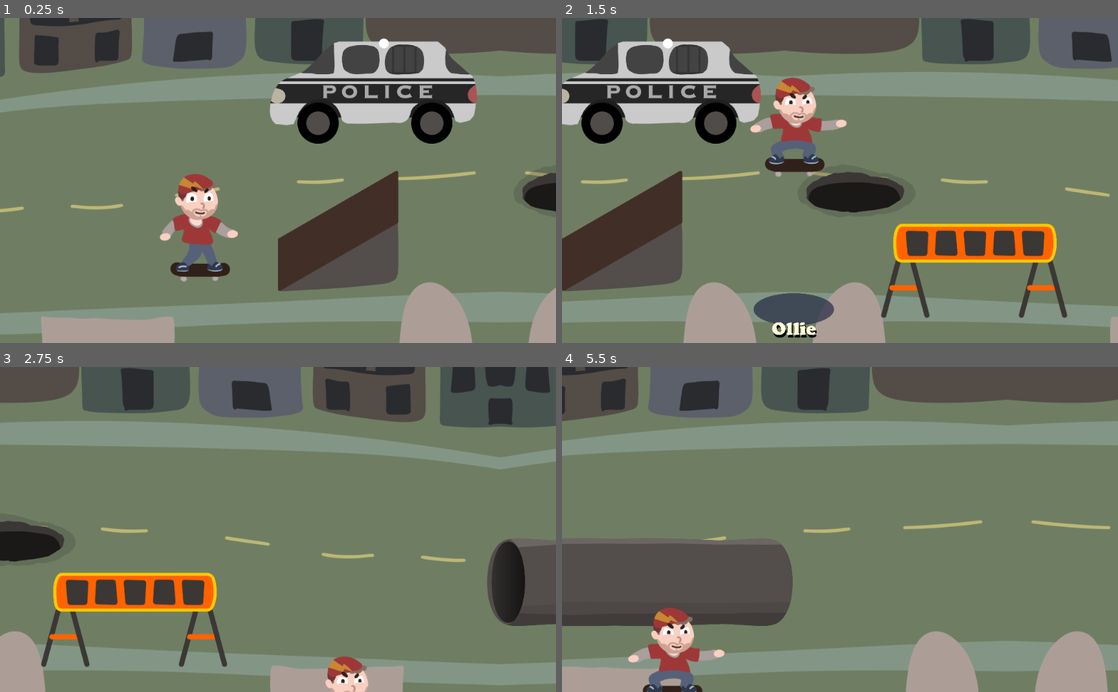
Above: before the commit, frames 1-4 (two rows, left to right).
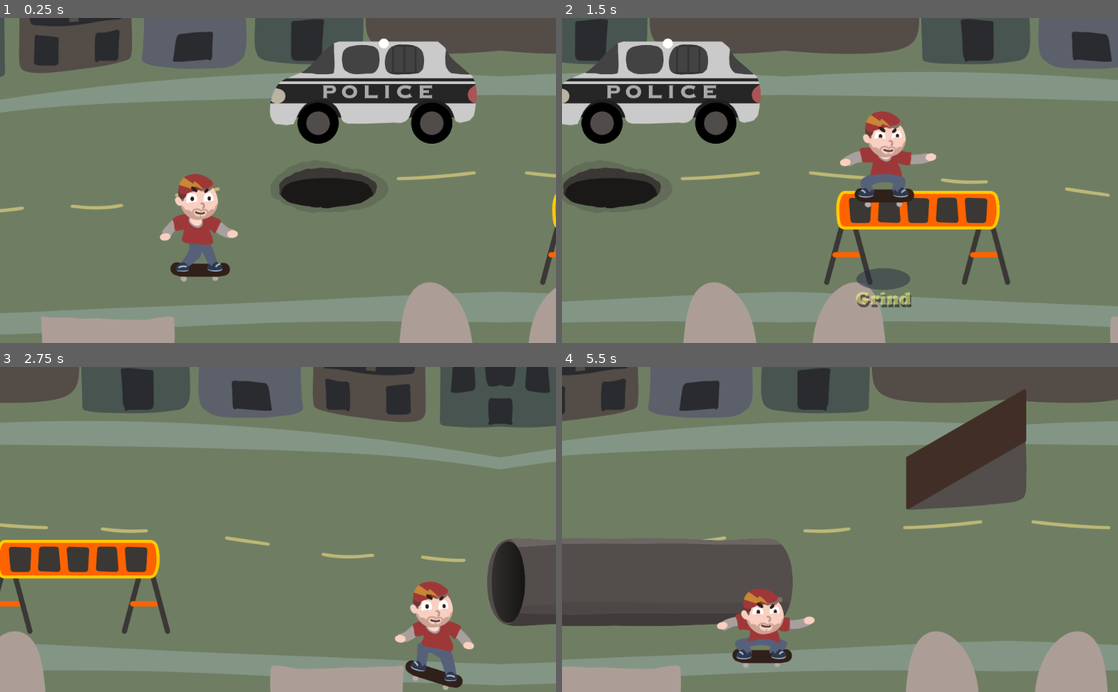
Above: after the commit, the same moments.

Repository: proximadams/The-Radical-Adventures-of-Chris-Pointon
Game: Godot game, scene res://scenes/Level.tscn
Two runs of this game, one before a commit and one after it. Both use one fixed random seed, a clock stepped at 60 frames per second and the inputs below.
Inputs:
- Up to frame 1 (0.25 s): no input
- Up to frame 2 (1.5 s): hold D (move_right) 0.53-1.28 s; hold Down (shift_crouch) 0.53-1.28 s; tap Up (shift_jump) at 0.77 s; hold S (move_down) from 1.28 s (still down); tap Down (shift_crouch) at 1.35 s
- Up to frame 3 (2.75 s): tap Up (shift_jump) at 1.52 s; release S (move_down) at 2.03 s; hold D (move_right) from 2.03 s (still down); hold Down (shift_crouch) from 2.03 s (still down)
- Up to frame 4 (5.5 s): release D (move_right) at 2.78 s; release Down (shift_crouch) at 2.78 s; hold W (move_up) 2.78-3.53 s; tap Down (shift_crouch) at 2.85, 4.35 s; tap Up (shift_jump) at 3.02, 3.77, 4.52 s; hold Down (shift_crouch) 3.53-4.28 s; hold A (move_left) 3.53-5.03 s; hold S (move_down) from 5.03 s (still down); hold Down (shift_crouch) from 5.03 s (still down)

The runs differ from the first frame. In frame 1, 7.8% of the frame differs, in the area x 50-100%, y 45-84%; in frame 2, 22%, in the area x 0-91%, y 18-99%; in frame 3, 11%; in frame 4, 9.6%.

Commit message:
better ramp and 2nd barricade

Diff:
--- /dev/null
+++ b/scenes/Barricade.tscn
@@ -0,0 +1,34 @@
+[gd_scene load_steps=7 format=2]
+
+[ext_resource path="res://images/environment/Barricade.png" type="Texture" id=1]
+[ext_resource path="res://code/GrindableArea.gd" type="Script" id=2]
+[ext_resource path="res://code/HazardousArea.gd" type="Script" id=3]
+[ext_resource path="res://code/SpriteAdjustZ.gd" type="Script" id=4]
+
+[sub_resource type="RectangleShape2D" id=13]
+extents = Vector2( 293, 48 )
+
+[sub_resource type="RectangleShape2D" id=33]
+extents = Vector2( 275, 10 )
+
+[node name="Barricade" type="Node2D"]
+scale = Vector2( 0.5, 0.5 )
+
+[node name="Sprite" type="Sprite" parent="."]
+texture = ExtResource( 1 )
+script = ExtResource( 4 )
+offsetY = 80.0
+
+[node name="HazardousArea" type="Area2D" parent="."]
+script = ExtResource( 3 )
+
+[node name="CollisionShape2D" type="CollisionShape2D" parent="HazardousArea"]
+position = Vector2( -7, 114 )
+shape = SubResource( 13 )
+
+[node name="GrindableArea" type="Area2D" parent="."]
+script = ExtResource( 2 )
+
+[node name="CollisionShape2D" type="CollisionShape2D" parent="GrindableArea"]
+position = Vector2( 0, -160 )
+shape = SubResource( 33 )
--- a/scenes/Level.tscn
+++ b/scenes/Level.tscn
@@ -1,10 +1,10 @@
-[gd_scene load_steps=81 format=2]
+[gd_scene load_steps=78 format=2]
 
 [ext_resource path="res://code/SpriteAdjustZ.gd" type="Script" id=1]
 [ext_resource path="res://code/Player.gd" type="Script" id=2]
 [ext_resource path="res://images/chris/Shadow.png" type="Texture" id=3]
 [ext_resource path="res://images/environment/Background_Mock.png" type="Texture" id=4]
-[ext_resource path="res://images/environment/Barricade.png" type="Texture" id=5]
+[ext_resource path="res://scenes/Barricade.tscn" type="PackedScene" id=5]
 [ext_resource path="res://images/environment/PipeBack.png" type="Texture" id=6]
 [ext_resource path="res://images/environment/CopCar.png" type="Texture" id=7]
 [ext_resource path="res://images/environment/PipeFront.png" type="Texture" id=8]
@@ -15,24 +15,17 @@
 [ext_resource path="res://code/HazardousArea.gd" type="Script" id=13]
 [ext_resource path="res://images/chris/LegsSheet.png" type="Texture" id=14]
 [ext_resource path="res://images/chris/UpperSheet.png" type="Texture" id=15]
-[ext_resource path="res://code/GrindableArea.gd" type="Script" id=16]
 [ext_resource path="res://code/PlayerGrindArea.gd" type="Script" id=17]
 [ext_resource path="res://fonts/CooperBlack-Std.ttf" type="DynamicFontData" id=18]
 [ext_resource path="res://code/TrickAnimationPlayer.gd" type="Script" id=19]
 [ext_resource path="res://code/OnboardRampArea.gd" type="Script" id=20]
 
-[sub_resource type="RectangleShape2D" id=13]
-extents = Vector2( 293, 48 )
-
-[sub_resource type="RectangleShape2D" id=33]
-extents = Vector2( 275, 10 )
-
 [sub_resource type="CapsuleShape2D" id=12]
 radius = 60.0
 height = 164.0
 
 [sub_resource type="RectangleShape2D" id=70]
-extents = Vector2( 90, 70 )
+extents = Vector2( 4, 70 )
 
 [sub_resource type="RectangleShape2D" id=71]
 extents = Vector2( 130, 70 )
@@ -5174,31 +5167,8 @@
 scale = Vector2( 0.5, 0.5 )
 texture = ExtResource( 7 )
 
-[node name="Barricade" type="Node2D" parent="Background/Group1"]
-position = Vector2( 1365, 471 )
-scale = Vector2( 0.5, 0.5 )
-
-[node name="Sprite" type="Sprite" parent="Background/Group1/Barricade"]
-texture = ExtResource( 5 )
-script = ExtResource( 1 )
-offsetY = 80.0
-
-[node name="HazardousArea" type="Area2D" parent="Background/Group1/Barricade"]
-script = ExtResource( 13 )
-
-[node name="CollisionShape2D" type="CollisionShape2D" parent="Background/Group1/Barricade/HazardousArea"]
-position = Vector2( -7, 114 )
-shape = SubResource( 13 )
-
-[node name="GrindableArea" type="Area2D" parent="Background/Group1/Barricade"]
-script = ExtResource( 16 )
-
-[node name="CollisionShape2D" type="CollisionShape2D" parent="Background/Group1/Barricade/GrindableArea"]
-position = Vector2( 0, -160 )
-shape = SubResource( 33 )
-
 [node name="Pothole" type="Node2D" parent="Background/Group1"]
-position = Vector2( 1146, 320 )
+position = Vector2( 698, 312 )
 scale = Vector2( 0.5, 0.5 )
 
 [node name="Sprite" type="Sprite" parent="Background/Group1/Pothole"]
@@ -5212,29 +5182,8 @@
 rotation = 1.5708
 shape = SubResource( 12 )
 
-[node name="Ramp" type="Node2D" parent="Background/Group1"]
-position = Vector2( 715, 470 )
-scale = Vector2( 0.5, 0.5 )
-
-[node name="Sprite" type="Sprite" parent="Background/Group1/Ramp"]
-position = Vector2( 0, -144 )
-texture = ExtResource( 10 )
-script = ExtResource( 1 )
-offsetY = 10.0
-
-[node name="OnboardRampArea" type="Area2D" parent="Background/Group1/Ramp"]
-script = ExtResource( 20 )
-
-[node name="CollisionShape2D" type="CollisionShape2D" parent="Background/Group1/Ramp/OnboardRampArea"]
-position = Vector2( -138, -32 )
-shape = SubResource( 70 )
-
-[node name="HazardousArea" type="Area2D" parent="Background/Group1/Ramp"]
-script = ExtResource( 13 )
-
-[node name="CollisionShape2D" type="CollisionShape2D" parent="Background/Group1/Ramp/HazardousArea"]
-position = Vector2( 86, -32 )
-shape = SubResource( 71 )
+[node name="Barricade" parent="Background/Group1" instance=ExtResource( 5 )]
+position = Vector2( 1260, 410 )
 
 [node name="Group2" type="Node2D" parent="Background"]
 position = Vector2( 2048, 0 )
@@ -5261,6 +5210,33 @@
 texture = ExtResource( 8 )
 script = ExtResource( 1 )
 offsetY = 70.0
+
+[node name="Ramp" type="Node2D" parent="Background/Group2"]
+position = Vector2( 939, 229 )
+scale = Vector2( 0.5, 0.5 )
+
+[node name="Sprite" type="Sprite" parent="Background/Group2/Ramp"]
+position = Vector2( 0, -144 )
+texture = ExtResource( 10 )
+script = ExtResource( 1 )
+offsetY = 10.0
+
+[node name="OnboardRampArea" type="Area2D" parent="Background/Group2/Ramp"]
+script = ExtResource( 20 )
+
+[node name="CollisionShape2D" type="CollisionShape2D" parent="Background/Group2/Ramp/OnboardRampArea"]
+position = Vector2( -224, -32 )
+shape = SubResource( 70 )
+
+[node name="HazardousArea" type="Area2D" parent="Background/Group2/Ramp"]
+script = ExtResource( 13 )
+
+[node name="CollisionShape2D" type="CollisionShape2D" parent="Background/Group2/Ramp/HazardousArea"]
+position = Vector2( 86, -32 )
+shape = SubResource( 71 )
+
+[node name="Barricade" parent="Background/Group2" instance=ExtResource( 5 )]
+position = Vector2( 1580, 333 )
 
 [node name="AnimationPlayer" type="AnimationPlayer" parent="Background"]
 autoplay = "move"
